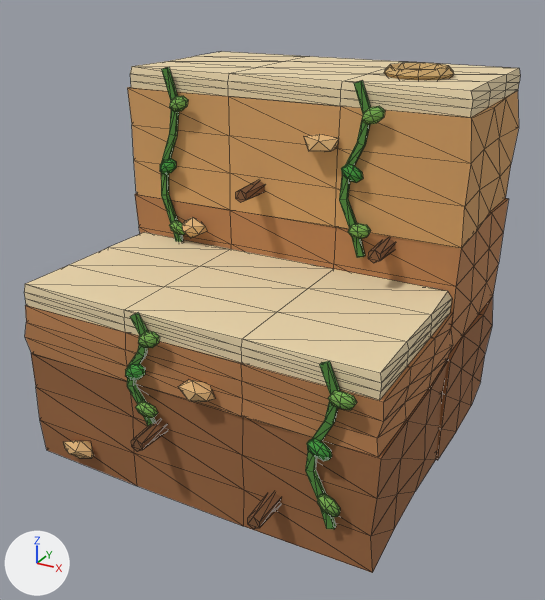
Renders of the glTF model web/world/assets/climb_wall.glb from each side of a commit.
Rendered twice from a 50 mm camera at (0.957, -1.792, 1.259) aimed at (0.026, -0.1, 0.413). The lights are fixed; the arrows at lower left show +X, +Y and +Z. The older version comes first. Mesh edges are drawn as thin lines. Vertices at exactly the same position are counted once.

Script lines for the objects in view, before the commit:
```python
me_sx_climb_wall = bpy.data.meshes.new('sx_climb_wall')
me_sx_climb_wall.from_pydata(...)  # 932 vertices, 1626 faces; spans x -0.515..0.515, y -0.6..0.507, z -0.02..1.025
me_sx_climb_wall.materials.append(mat_sx_sand_d)  # brown #9a663d
me_sx_climb_wall.materials.append(mat_sx_sand_b)  # orange #b97f4e
me_sx_climb_wall.materials.append(mat_sx_cliff_top)  # beige #ead6ac
me_sx_climb_wall.materials.append(mat_sx_sand_a)  # orange #d29e62
me_sx_climb_wall.materials.append(mat_sx_sand_c)  # beige #e0b479
me_sx_climb_wall.materials.append(mat_sx_wood_dk)  # brown #7f5534
me_sx_climb_wall.materials.append(mat_sx_vine)  # green #4f8a3a
me_sx_climb_wall.materials.append(mat_sx_vine_lt)  # green #78b04e
me_sx_climb_wall.materials.append(mat_sx_leaf)  # green #3f9a3a
me_sx_climb_wall.materials.append(mat_sx_rope)  # orange #c8a46a
me_sx_climb_wall.materials.append(mat_sx_contact_in)  # dark green #1c3216
me_sx_climb_wall.materials.append(mat_sx_contact_out)  # dark green #1c3216
ob_climb_wall = bpy.data.objects.new('climb_wall', me_sx_climb_wall)
ob_climb_wall.location = (0.0, 0.0, 0.0)
```
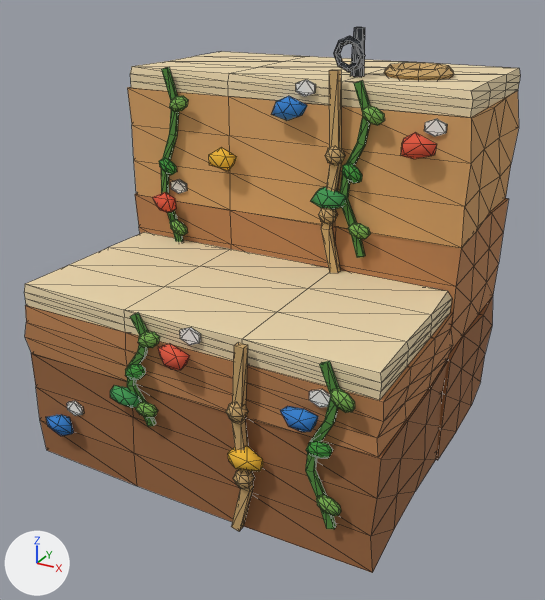
Location of each change, [x1, y1, x2, y2] in pixels of the pictures (545 x 600 px; the box of a moved part takes in the faces that stretch with it):
'climb_wall', reshaped: before [24, 51, 520, 573]; after [24, 27, 520, 573]
part 1 of me_sx_climb_wall, moved or reshaped: before [64, 441, 94, 458]; after [46, 415, 74, 436]
part 2 of me_sx_climb_wall, added: after [67, 401, 83, 416]
part 3 of me_sx_climb_wall, added: after [180, 328, 201, 345]
part 4 of me_sx_climb_wall, added: after [309, 389, 330, 407]
part 5 of me_sx_climb_wall, added: after [171, 180, 187, 194]
part 6 of me_sx_climb_wall, added: after [296, 79, 316, 97]
part 7 of me_sx_climb_wall, added: after [424, 119, 447, 137]
part 8 of me_sx_climb_wall, added: after [350, 27, 365, 77]
part 9 of me_sx_climb_wall, added: after [325, 147, 345, 165]
part 10 of me_sx_climb_wall, added: after [318, 208, 337, 224]
part 11 of me_sx_climb_wall, added: after [226, 402, 248, 422]
part 12 of me_sx_climb_wall, added: after [233, 470, 255, 489]
part 13 of me_sx_climb_wall, deleted: before [131, 134, 395, 529]
part 14 of me_sx_climb_wall, moved or reshaped: before [160, 106, 385, 239]; after [152, 36, 437, 273]
part 15 of me_sx_climb_wall, moved or reshaped: before [125, 332, 357, 517]; after [110, 332, 355, 531]

The change, as a list of edits to the scene's bpy script:
```text
Change me_sx_climb_wall:
    remove me_sx_climb_wall.from_pydata(...)  # 932 vertices, 1626 faces; spans x -0.515..0.515, y -0.6..0.507, z -0.02..1.025
    add me_sx_climb_wall.from_pydata(...)  # 1184 vertices, 2070 faces; spans x -0.515..0.515, y -0.556..0.507, z -0.02..1.12
    me_sx_climb_wall part 1: the loose piece of 12 vertices spanning x -0.4..-0.298, y -0.553..-0.495, z 0.018..0.082 is scaled about its middle by (0.921, 0.765, 1.17), then moved by (-0.051, -0.009, 0.067), in mat_sx_hold_b (blue #2f7fd0)
    me_sx_climb_wall part 2: a new loose piece, a 6-sided cylinder along y spanning x -0.3862..-0.3343, y -0.51..-0.502, z 0.146..0.188, in mat_sx_chalk (white #f4f1ea)
    me_sx_climb_wall part 3: a new loose piece, a 6-sided cylinder along y spanning x 0.0065..0.0584, y -0.51..-0.502, z 0.4576..0.4996, in mat_sx_chalk (white #f4f1ea)
    me_sx_climb_wall part 4: a new loose piece, a 6-sided cylinder along y spanning x 0.3428..0.3948, y -0.51..-0.502, z 0.3892..0.4312, in mat_sx_chalk (white #f4f1ea)
    me_sx_climb_wall part 5: a new loose piece, a 6-sided cylinder along y spanning x -0.3677..-0.3157, y -0.01..-0.002, z 0.646..0.688, in mat_sx_chalk (white #f4f1ea)
    me_sx_climb_wall part 6: a new loose piece, a 6-sided cylinder along y spanning x 0.0453..0.0973, y -0.01..-0.002, z 0.9576..0.9996, in mat_sx_chalk (white #f4f1ea)
    me_sx_climb_wall part 7: a new loose piece, a 6-sided cylinder along y spanning x 0.3941..0.446, y -0.01..-0.002, z 0.8892..0.9312, in mat_sx_chalk (white #f4f1ea)
    me_sx_climb_wall part 8: a new loose piece, a 6-sided cut cone along z (radius 0.02 at the low end, 0.014 at the high end) spanning x 0.143..0.177, y 0.1..0.14, z 0.96..1.12, in mat_sx_iron (dark grey #30353b)
    me_sx_climb_wall part 9: a new loose piece, a UV sphere (6 segments, 4 rings, poles along z) spanning x 0.147..0.193, y -0.056..-0.004, z 0.794..0.846, in mat_sx_rope (orange #c8a46a)
    me_sx_climb_wall part 10: a new loose piece, a UV sphere (6 segments, 4 rings, poles along z) spanning x 0.132..0.178, y -0.056..-0.004, z 0.634..0.686, in mat_sx_rope (orange #c8a46a)
    me_sx_climb_wall part 11: a new loose piece, a UV sphere (6 segments, 4 rings, poles along z) spanning x 0.147..0.193, y -0.556..-0.504, z 0.304..0.356, in mat_sx_rope (orange #c8a46a)
    me_sx_climb_wall part 12: a new loose piece, a UV sphere (6 segments, 4 rings, poles along z) spanning x 0.162..0.208, y -0.556..-0.504, z 0.124..0.176, in mat_sx_rope (orange #c8a46a)
    me_sx_climb_wall part 13: 6 loose pieces with 72 vertices, spanning x -0.094..0.337, y -0.6..0.02, z 0.072..0.868, are deleted
    me_sx_climb_wall part 14: 102 vertices removed from x -0.387..0.296, y -0.045..0.008, z 0.517..0.953; 198 vertices added at x -0.418..0.435, y -0.053..0.069, z 0.497..1.104
    me_sx_climb_wall part 15: 12 vertices moved from x -0.147..-0.094, y -0.537..-0.523, z 0.331..0.379 to x -0.147..-0.094, y -0.537..-0.523, z 0.332..0.378; 90 vertices removed from x -0.124..0.459, y -0.54..-0.52, z 0.131..0.478; 154 vertices added at x -0.213..0.455, y -0.555..-0.506, z -0.013..0.501
    remove me_sx_climb_wall.materials.append(mat_sx_sand_c)  # beige #e0b479
    remove me_sx_climb_wall.materials.append(mat_sx_wood_dk)  # brown #7f5534
    add me_sx_climb_wall.materials.append(mat_sx_hold_b)  # blue #2f7fd0
    add me_sx_climb_wall.materials.append(mat_sx_chalk)  # white #f4f1ea
    add me_sx_climb_wall.materials.append(mat_sx_hold_g)  # green #3f9a52
    add me_sx_climb_wall.materials.append(mat_sx_hold_r)  # red #e2553a
    add me_sx_climb_wall.materials.append(mat_sx_hold_y)  # yellow #f0b830
    add me_sx_climb_wall.materials.append(mat_sx_iron)  # dark grey #30353b
```
